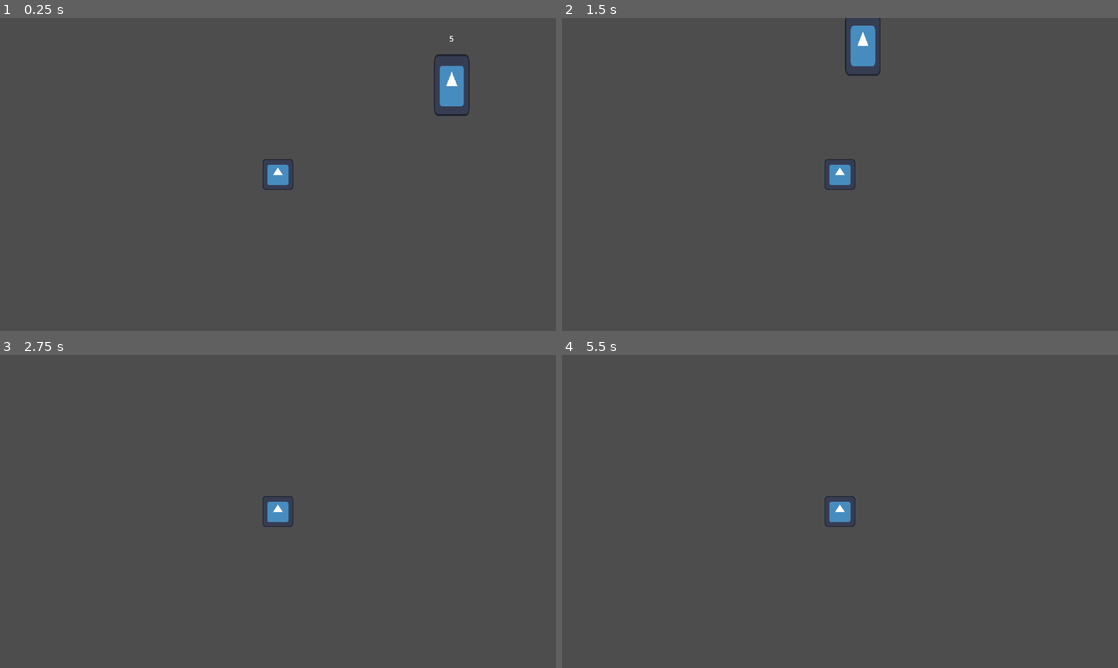
Above: before the commit, frames 1-4 (two rows, left to right).
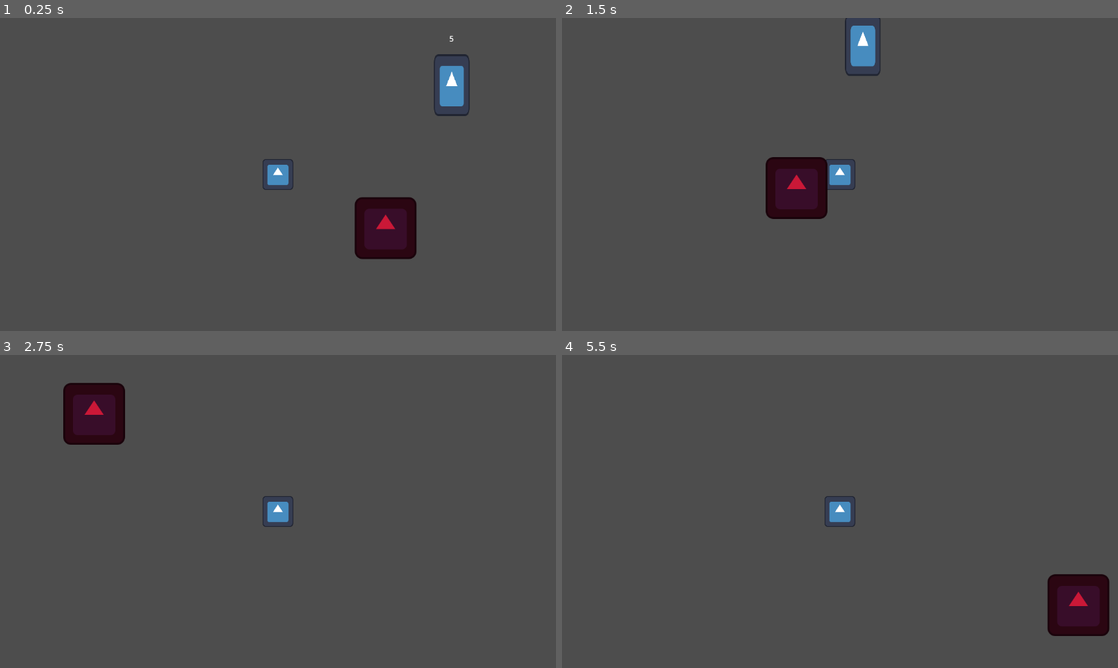
Above: after the commit, the same moments.

Repository: Luksx/GameOff-2024
Game: Godot game, scene res://Scenes/locations/worldtest.tscn
The game is run twice, just before and just after one commit, with the same random seed, the same clock (stepped at 60 frames per second) and the same inputs. The engine's default icon, where the game draws it, is replaced by a stand-in: a white triangle on a blue panel in a dark square.
Inputs:
- Up to frame 1 (0.25 s): no input
- Up to frame 2 (1.5 s): tap Enter at 0.5 s; hold Right (ui_right) 0.53-1.28 s; tap F (attack) at 0.6 s; hold Down (ui_down) from 1.28 s (still down); tap C (dash) at 1.35 s
- Up to frame 3 (2.75 s): release Down (ui_down) at 2.03 s; hold Right (ui_right) from 2.03 s (still down); tap F (attack) at 2.1 s
- Up to frame 4 (5.5 s): release Right (ui_right) at 2.78 s; hold Up (ui_up) 2.78-3.53 s; tap C (dash) at 2.85, 4.35 s; hold Left (ui_left) 3.53-5.03 s; tap F (attack) at 3.6, 5.1 s; hold Down (ui_down) from 5.03 s (still down)

The runs differ from the first frame. In frame 1, 2.2% of the frame differs, in the area x 63-75%, y 57-78%; in frame 2, 2.2%; in frame 3, 2.2%; in frame 4, 2.2%, in the area x 87-99%, y 70-90%.

Commit message:
beginning of the chained one adn fixed health and hurtbox

Diff:
--- a/godot/Scenes/locations/worldtest.tscn
+++ b/godot/Scenes/locations/worldtest.tscn
@@ -1,9 +1,10 @@
-[gd_scene load_steps=5 format=3 uid="uid://dno4c8nflih2c"]
+[gd_scene load_steps=6 format=3 uid="uid://dno4c8nflih2c"]
 
 [ext_resource type="PackedScene" uid="uid://cak04eh3nhww6" path="res://player/player.tscn" id="1_qyhmr"]
 [ext_resource type="PackedScene" uid="uid://dkgcrwxsqgxgy" path="res://Scenes/ui/main_camera.tscn" id="2_hjbcr"]
 [ext_resource type="PackedScene" uid="uid://iconi5qs85mw" path="res://Scenes/entities/dummy.tscn" id="3_ovoyl"]
 [ext_resource type="Script" path="res://bosses/boss_manager.gd" id="4_5h203"]
+[ext_resource type="PackedScene" uid="uid://bk3fikveqao6d" path="res://bosses/chained/chained_one.tscn" id="5_tt4js"]
 
 [node name="worldtest" type="Node2D"]
 
@@ -17,3 +18,6 @@
 
 [node name="BossManager" type="Node" parent="."]
 script = ExtResource("4_5h203")
+
+[node name="ChainedOne" parent="." instance=ExtResource("5_tt4js")]
+position = Vector2(753, 381)
--- a/godot/bosses/boss.tscn
+++ b/godot/bosses/boss.tscn
@@ -16,4 +16,5 @@
 shape = SubResource("RectangleShape2D_qnfcw")
 
 [node name="HealthComponent" type="Node" parent="."]
+unique_name_in_owner = true
 script = ExtResource("2_woch3")
--- /dev/null
+++ b/godot/bosses/chained/ai/chained_one_ai.tscn
@@ -0,0 +1,23 @@
+[gd_scene load_steps=5 format=3 uid="uid://dk2qqx1ppq2lt"]
+
+[ext_resource type="Script" path="res://addons/beehave/nodes/beehave_tree.gd" id="1_artx8"]
+[ext_resource type="Script" path="res://bosses/generic/conditionals/less_than_half_condition.gd" id="2_0xpuf"]
+[ext_resource type="Script" path="res://addons/beehave/nodes/composites/selector.gd" id="2_5vi03"]
+[ext_resource type="Script" path="res://addons/beehave/nodes/composites/sequence.gd" id="4_c26xr"]
+
+[node name="ChainedOneAi" type="Node" node_paths=PackedStringArray("blackboard", "actor")]
+script = ExtResource("1_artx8")
+blackboard = NodePath("@Node@17270")
+actor = NodePath("")
+
+[node name="SelectorComposite" type="Node" parent="."]
+script = ExtResource("2_5vi03")
+
+[node name="LessThanHalfHealthCondition" type="Node" parent="SelectorComposite"]
+script = ExtResource("2_0xpuf")
+
+[node name="SecondPhase" type="Node" parent="SelectorComposite/LessThanHalfHealthCondition"]
+script = ExtResource("4_c26xr")
+
+[node name="FirstPhase" type="Node" parent="SelectorComposite"]
+script = ExtResource("4_c26xr")
--- a/godot/bosses/chained/chained_one.tscn
+++ b/godot/bosses/chained/chained_one.tscn
@@ -1,9 +1,15 @@
-[gd_scene load_steps=3 format=3 uid="uid://bk3fikveqao6d"]
+[gd_scene load_steps=6 format=3 uid="uid://bk3fikveqao6d"]
 
 [ext_resource type="PackedScene" uid="uid://bgswh8neglii5" path="res://bosses/boss.tscn" id="1_pskqw"]
 [ext_resource type="Texture2D" uid="uid://b8in14xftx34b" path="res://icon.svg" id="2_3wnbm"]
+[ext_resource type="Script" path="res://components/hurtbox_component.gd" id="3_iilhv"]
+[ext_resource type="PackedScene" uid="uid://dk2qqx1ppq2lt" path="res://bosses/chained/ai/chained_one_ai.tscn" id="4_agknw"]
 
-[node name="Boss" instance=ExtResource("1_pskqw")]
+[sub_resource type="RectangleShape2D" id="RectangleShape2D_hj8f1"]
+size = Vector2(128, 128)
+
+[node name="ChainedOne" instance=ExtResource("1_pskqw")]
+collision_layer = 4
 
 [node name="Sprite2D" parent="." index="0"]
 modulate = Color(0.793551, 0.0954925, 0.216617, 1)
@@ -11,3 +17,20 @@
 
 [node name="CollisionShape2D" parent="." index="1"]
 position = Vector2(0, 1.90735e-06)
+
+[node name="HealthComponent" parent="." index="2"]
+unique_name_in_owner = false
+
+[node name="HurtboxComponent" type="Area2D" parent="." index="3"]
+collision_layer = 7
+collision_mask = 7
+script = ExtResource("3_iilhv")
+
+[node name="CollisionShape2D" type="CollisionShape2D" parent="HurtboxComponent" index="0"]
+shape = SubResource("RectangleShape2D_hj8f1")
+
+[node name="ChainedOneAi" parent="." index="4" node_paths=PackedStringArray("blackboard", "actor") instance=ExtResource("4_agknw")]
+blackboard = NodePath("@Node@17268")
+actor = NodePath("..")
+
+[connection signal="hurt" from="HurtboxComponent" to="HealthComponent" method="_on_hurtbox_component_hurt"]
--- /dev/null
+++ b/godot/bosses/generic/conditionals/less_than_half_condition.gd
@@ -0,0 +1,10 @@
+class_name LessThanHalfHealthCondition
+extends ConditionLeaf
+
+
+func tick(actor: Node, blackboard: Blackboard) -> int:
+	if actor is not Boss:
+		return FAILURE
+	if actor.health_component.health < actor.health_component.max_health / 2:
+		return SUCCESS
+	return FAILURE
--- a/godot/components/hurtbox_component.gd
+++ b/godot/components/hurtbox_component.gd
@@ -7,5 +7,5 @@
 
 func _ready() -> void:
 	area_entered.connect(func(other: Area2D):
-		if other is HurtboxComponent:
+		if other is HitboxComponent:
 			hurt.emit(other))
--- a/godot/player/player.tscn
+++ b/godot/player/player.tscn
@@ -24,6 +24,18 @@
 "update": 1,
 "values": [true]
 }
+tracks/1/type = "value"
+tracks/1/imported = false
+tracks/1/enabled = true
+tracks/1/path = NodePath(".:monitorable")
+tracks/1/interp = 1
+tracks/1/loop_wrap = true
+tracks/1/keys = {
+"times": PackedFloat32Array(0.0333333),
+"transitions": PackedFloat32Array(1),
+"update": 1,
+"values": [true]
+}
 
 [sub_resource type="Animation" id="Animation_vgkv0"]
 resource_name = "swing"
@@ -38,6 +50,18 @@
 "transitions": PackedFloat32Array(1, 1),
 "update": 1,
 "values": [false, true]
+}
+tracks/1/type = "value"
+tracks/1/imported = false
+tracks/1/enabled = true
+tracks/1/path = NodePath(".:monitorable")
+tracks/1/interp = 1
+tracks/1/loop_wrap = true
+tracks/1/keys = {
+"times": PackedFloat32Array(0.0333333, 1),
+"transitions": PackedFloat32Array(1, 1),
+"update": 1,
+"values": [true, false]
 }
 
 [sub_resource type="AnimationLibrary" id="AnimationLibrary_lilda"]
@@ -60,6 +84,9 @@
 shape = SubResource("RectangleShape2D_6tvk0")
 
 [node name="SwordHitbox" type="Area2D" parent="."]
+collision_layer = 2
+collision_mask = 4
+monitorable = false
 script = ExtResource("3_vtdwh")
 
 [node name="CollisionShape2D" type="CollisionShape2D" parent="SwordHitbox"]
